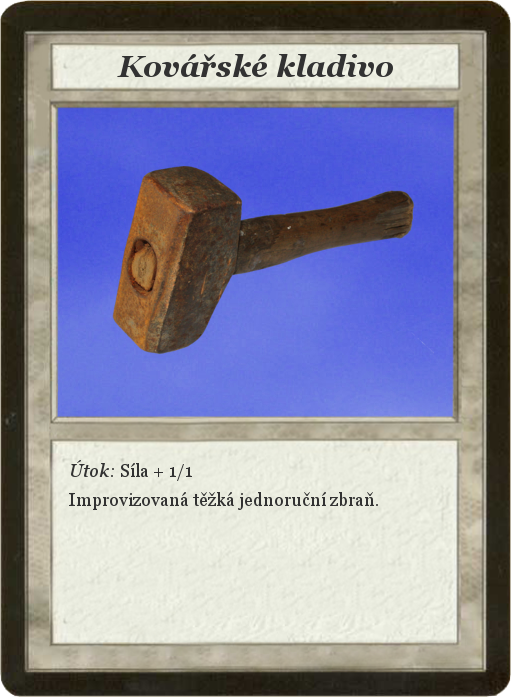
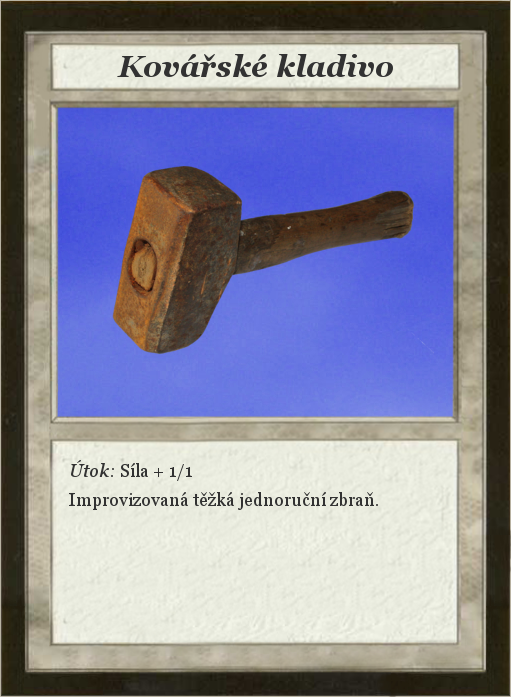
Layered file, before and after one edit (511×697). Changes by layer:
painted on "Card" over [0,0,511,697]
